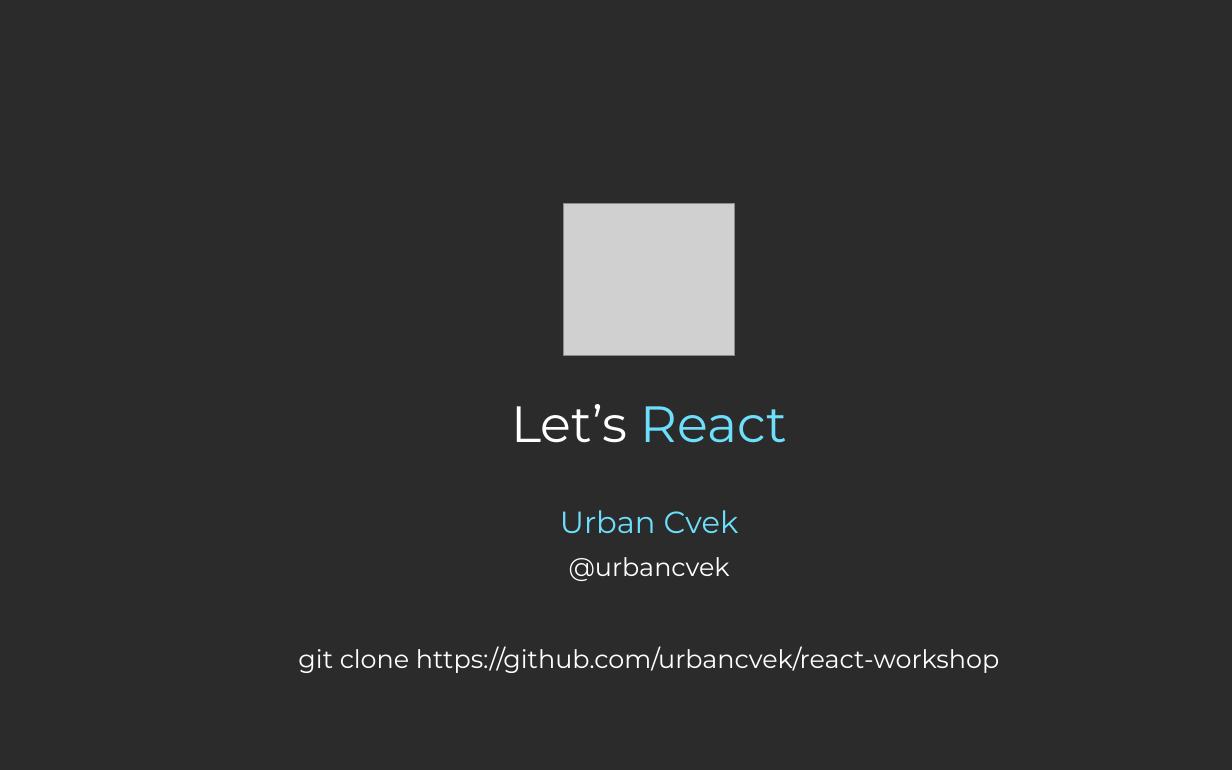
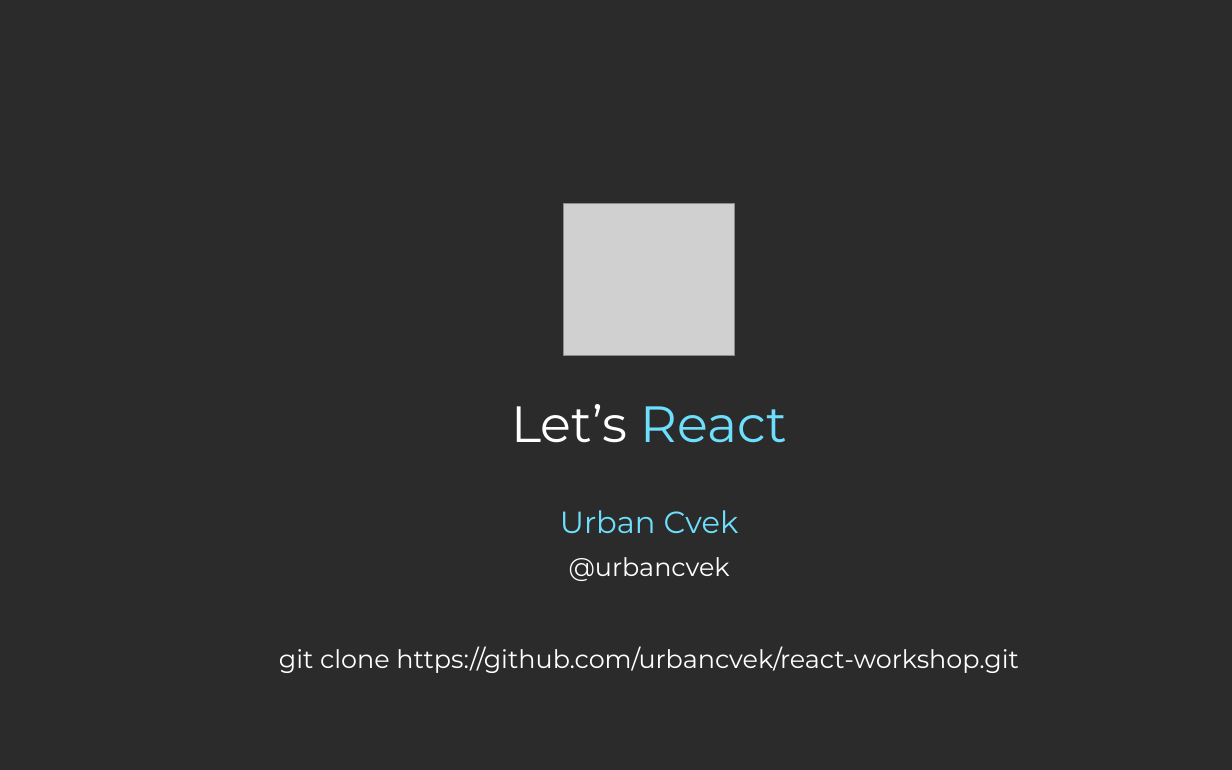
Before and after one commit to urbancvek/react-workshop, a slide deck: slide 1 of Let's React - Workshop.pptx. Drawn at 1232x770 pixels with LibreOffice and Linux fonts; fonts in the diff are those of the drawing; grey boxes stand for pictures; background and template pictures are left out; a plain dark background stands for a picture behind light text. Boxes give left, top, right and bottom in pixels: in the first picture for what was removed or moved away, otherwise in the second. Text is boxed around its words. In the diff, an @@ line names an element or a change of style, - is before the commit and + after.

```diff
--- a/Let's React - Workshop.pptx
+++ b/Let's React - Workshop.pptx
@@ text at [279,646,1019,673]: text changed @@
-git clone https://github.com/urbancvek/react-workshop
+git clone https://github.com/urbancvek/react-workshop.git
```
Also in this commit, not shown: 7 slides added.
